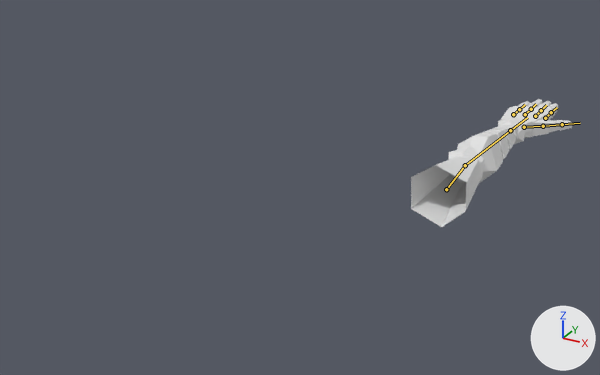
Renders of the FBX model Assets/Models/Weapons/Arm/RobotArm_1.fbx from each side of a commit.
Camera for both pictures: a 50 mm camera at (0.709, -2.191, 0.998) aimed at (-0.469, -0.049, -0.073). The lights are fixed; the arrows at lower right show +X, +Y and +Z. The bones that bend it are drawn over the model as lines.

In view in the first picture: 'RobotArm'.
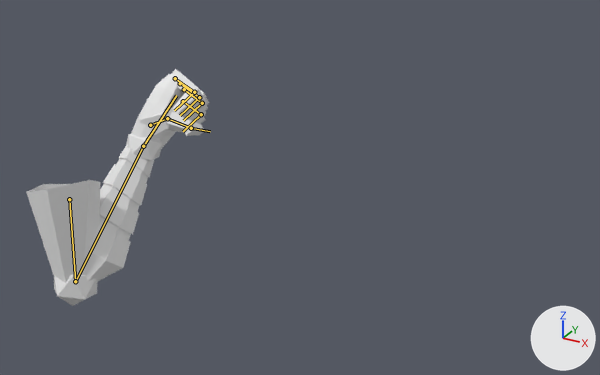
The newer file adds an action. The first version stands in its rest pose; the second is drawn at frame 55 of the action 'RobotArm_armature|Punch2_impact'.

Location of each change, [x1, y1, x2, y2] in pixels of the pictures (600 x 375 px):
```json
{"object": "RobotArm", "change": "posed", "before": [411, 99, 572, 227], "after": [27, 69, 209, 306], "on screen": "13% wider, 84% taller"}
{"bone": "Arm_1", "before": "(446, 189) to (465, 165)", "after": "(69, 199) to (75, 281)"}
{"bone": "Arm_2", "before": "(465, 165) to (510, 130)", "after": "(75, 281) to (143, 146)"}
{"bone": "Arm_3", "before": "(510, 130) to (527, 117)", "after": "(143, 146) to (176, 95)"}
{"bone": "Hand_4_1", "before": "(525, 114) to (531, 109)", "after": "(184, 89) to (202, 103)"}
{"bone": "Hand_4_2", "before": "(531, 109) to (536, 104)", "after": "(202, 103) to (183, 120)"}
{"bone": "Hand_5_1", "before": "(513, 114) to (519, 109)", "after": "(183, 101) to (201, 114)"}
{"bone": "Hand_5_2", "before": "(519, 109) to (525, 104)", "after": "(201, 114) to (183, 131)"}
{"bone": "Hand_3_1", "before": "(535, 116) to (541, 110)", "after": "(180, 83) to (199, 97)"}
{"bone": "Hand_3_2", "before": "(541, 110) to (546, 105)", "after": "(199, 97) to (180, 115)"}
{"bone": "Hand_2_1", "before": "(545, 118) to (551, 112)", "after": "(175, 78) to (194, 92)"}
{"bone": "Hand_2_2", "before": "(551, 112) to (557, 107)", "after": "(194, 92) to (174, 110)"}
{"bone": "Hand_1_1", "before": "(524, 127) to (543, 126)", "after": "(150, 125) to (167, 118)"}
{"bone": "Hand_1_2", "before": "(543, 126) to (562, 124)", "after": "(167, 118) to (191, 128)"}
{"bone": "Hand_1_3", "before": "(562, 124) to (580, 123)", "after": "(191, 128) to (210, 131)"}
```

Edits to the scene script, one JSON object a line:
```json
{"block": "bone_arm_1", "where": "bone_arm_1 = bpy.data.objects['RobotArm_armature'].pose.bones['Arm_1']"}
{"op": "set", "path": "bone_arm_1.location", "old": "(0.0, 0.0, 0.0)", "new": "(-1.329, -1.057, 0.092)"}
{"op": "set", "path": "bone_arm_1.rotation_quaternion", "old": "(1.0, 0.0, 0.0, 0.0)", "new": "(0.545, -0.632, -0.39, 0.39)", "note": "degrees (0, 0, 0) -> degrees (-96, 4, 67)"}
{"block": "bone_arm_2", "where": "bone_arm_2 = bpy.data.objects['RobotArm_armature'].pose.bones['Arm_2']  # child of 'Arm_1'"}
{"op": "set", "path": "bone_arm_2.rotation_quaternion", "old": "(1.0, 0.0, 0.0, 0.0)", "new": "(-0.396, -0.132, 0.0, 0.909)", "note": "degrees (0, 0, 0) -> degrees (6, 14, -132)"}
{"block": "bone_arm_3", "where": "bone_arm_3 = bpy.data.objects['RobotArm_armature'].pose.bones['Arm_3']  # child of 'Arm_2'"}
{"op": "set", "path": "bone_arm_3.rotation_quaternion", "old": "(1.0, 0.0, 0.0, 0.0)", "new": "(0.987, -0.093, 0.128, -0.016)", "note": "degrees (0, 0, 0) -> degrees (-11, 15, -3)"}
{"block": "bone_hand_4_1", "where": "bone_hand_4_1 = bpy.data.objects['RobotArm_armature'].pose.bones['Hand_4_1']  # child of 'Arm_3'"}
{"op": "set", "path": "bone_hand_4_1.rotation_quaternion", "old": "(1.0, 0.0, 0.0, 0.0)", "new": "(0.662, -0.749, 0.0, 0.0)", "note": "degrees (0, 0, 0) -> degrees (-97, 0, 0)"}
{"block": "bone_hand_4_2", "where": "bone_hand_4_2 = bpy.data.objects['RobotArm_armature'].pose.bones['Hand_4_2']  # child of 'Hand_4_1'"}
{"op": "set", "path": "bone_hand_4_2.rotation_quaternion", "old": "(1.0, 0.0, 0.0, 0.0)", "new": "(0.662, -0.749, 0.0, 0.0)", "note": "degrees (0, 0, 0) -> degrees (-97, 0, 0)"}
{"block": "bone_hand_5_1", "where": "bone_hand_5_1 = bpy.data.objects['RobotArm_armature'].pose.bones['Hand_5_1']  # child of 'Arm_3'"}
{"op": "set", "path": "bone_hand_5_1.rotation_quaternion", "old": "(1.0, 0.0, 0.0, 0.0)", "new": "(0.662, -0.749, 0.0, 0.0)", "note": "degrees (0, 0, 0) -> degrees (-97, 0, 0)"}
{"block": "bone_hand_5_2", "where": "bone_hand_5_2 = bpy.data.objects['RobotArm_armature'].pose.bones['Hand_5_2']  # child of 'Hand_5_1'"}
{"op": "set", "path": "bone_hand_5_2.rotation_quaternion", "old": "(1.0, 0.0, 0.0, 0.0)", "new": "(0.662, -0.749, 0.0, 0.0)", "note": "degrees (0, 0, 0) -> degrees (-97, 0, 0)"}
{"block": "bone_hand_3_1", "where": "bone_hand_3_1 = bpy.data.objects['RobotArm_armature'].pose.bones['Hand_3_1']  # child of 'Arm_3'"}
{"op": "set", "path": "bone_hand_3_1.rotation_quaternion", "old": "(1.0, 0.0, 0.0, 0.0)", "new": "(0.662, -0.749, 0.0, 0.0)", "note": "degrees (0, 0, 0) -> degrees (-97, 0, 0)"}
{"block": "bone_hand_3_2", "where": "bone_hand_3_2 = bpy.data.objects['RobotArm_armature'].pose.bones['Hand_3_2']  # child of 'Hand_3_1'"}
{"op": "set", "path": "bone_hand_3_2.rotation_quaternion", "old": "(1.0, 0.0, 0.0, 0.0)", "new": "(0.662, -0.749, 0.0, 0.0)", "note": "degrees (0, 0, 0) -> degrees (-97, 0, 0)"}
{"block": "bone_hand_2_1", "where": "bone_hand_2_1 = bpy.data.objects['RobotArm_armature'].pose.bones['Hand_2_1']  # child of 'Arm_3'"}
{"op": "set", "path": "bone_hand_2_1.rotation_quaternion", "old": "(1.0, 0.0, 0.0, 0.0)", "new": "(0.662, -0.749, 0.0, 0.0)", "note": "degrees (0, 0, 0) -> degrees (-97, 0, 0)"}
{"block": "bone_hand_2_2", "where": "bone_hand_2_2 = bpy.data.objects['RobotArm_armature'].pose.bones['Hand_2_2']  # child of 'Hand_2_1'"}
{"op": "set", "path": "bone_hand_2_2.rotation_quaternion", "old": "(1.0, 0.0, 0.0, 0.0)", "new": "(0.662, -0.749, 0.0, 0.0)", "note": "degrees (0, 0, 0) -> degrees (-97, 0, 0)"}
{"block": "bone_hand_1_1", "where": "bone_hand_1_1 = bpy.data.objects['RobotArm_armature'].pose.bones['Hand_1_1']  # child of 'Arm_3'"}
{"op": "set", "path": "bone_hand_1_1.rotation_quaternion", "old": "(1.0, 0.0, 0.0, 0.0)", "new": "(0.916, -0.401, 0.0, 0.0)", "note": "degrees (0, 0, 0) -> degrees (-47, 0, 0)"}
{"block": "bone_hand_1_2", "where": "bone_hand_1_2 = bpy.data.objects['RobotArm_armature'].pose.bones['Hand_1_2']  # child of 'Hand_1_1'"}
{"op": "set", "path": "bone_hand_1_2.rotation_quaternion", "old": "(1.0, 0.0, 0.0, 0.0)", "new": "(0.895, -0.354, 0.27, -0.041)", "note": "degrees (0, 0, 0) -> degrees (-47, 27, -17)"}
{"block": "bone_hand_1_3", "where": "bone_hand_1_3 = bpy.data.objects['RobotArm_armature'].pose.bones['Hand_1_3']  # child of 'Hand_1_2'"}
{"op": "set", "path": "bone_hand_1_3.rotation_quaternion", "old": "(1.0, 0.0, 0.0, 0.0)", "new": "(0.842, -0.369, -0.158, 0.36)", "note": "degrees (0, 0, 0) -> degrees (-47, 0, 46)"}
```
